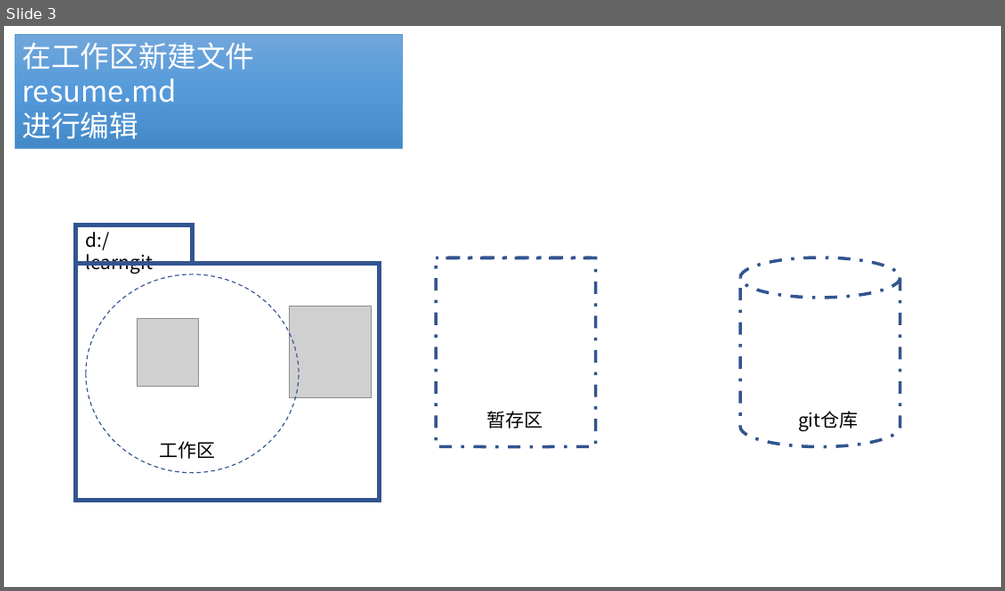
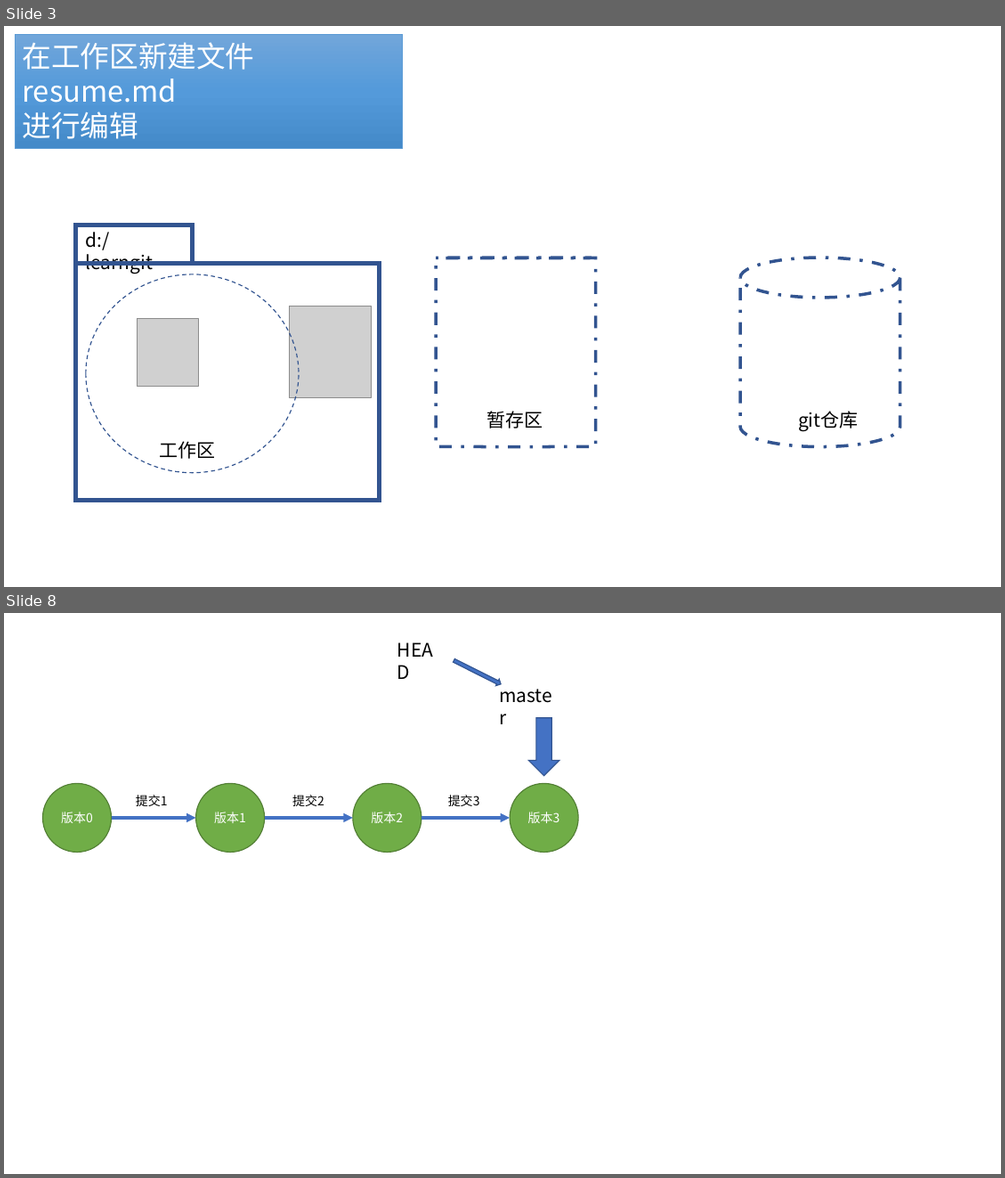
Before and after one commit to fanyouf/04-git, a slide deck: ppt.pptx. Shown one above the other, each under a label of ours: slide 3 before the commit, slides 3 and 8 after it; the slides between them are not shown. The pictures are 1005x591 and 1005x1178 pixels, drawn with LibreOffice and Linux fonts; fonts in the diff are those of the drawing; grey boxes stand for pictures. Boxes give left, top, right and bottom in pixels: in the first picture for what was removed or moved away, otherwise in the second. Text is boxed around its words. In the diff, an @@ line names an element or a change of style, - is before the commit and + after.

```diff
--- a/ppt.pptx
+++ b/ppt.pptx
@@ slide 8 added at bbox=[4, 613, 1001, 1174], background #FFFFFF @@
@@ text added at bbox=[390, 634, 453, 664], 18 pt, text #000000 @@
+HEAD
@@ down arrow added at bbox=[453, 657, 502, 687], fill #4472C4, outline #325491 1 pt @@
@@ text added at bbox=[492, 681, 562, 710], 18 pt, text #000000 @@
+master
@@ down arrow added at bbox=[529, 718, 559, 775], fill #4472C4, outline #325491 1 pt @@
@@ ellipse added at bbox=[43, 784, 112, 852], fill #70AD47, outline #538035 1 pt, 12 pt, text #FFFFFF @@
+版本0
@@ text added at bbox=[136, 795, 168, 806], 12 pt, text #000000 @@
+提交1
@@ ellipse added at bbox=[196, 784, 265, 852], fill #70AD47, outline #538035 1 pt, 12 pt, text #FFFFFF @@
+版本1
@@ text added at bbox=[292, 795, 324, 806], 12 pt, text #000000 @@
+提交2
@@ ellipse added at bbox=[353, 784, 421, 852], fill #70AD47, outline #538035 1 pt, 12 pt, text #FFFFFF @@
+版本2
@@ text added at bbox=[448, 795, 480, 806], 12 pt, text #000000 @@
+提交3
@@ ellipse added at bbox=[510, 784, 578, 852], fill #70AD47, outline #538035 1 pt, 12 pt, text #FFFFFF @@
+版本3
@@ arrow added from (111, 818) to (196, 818), #4472C4 3 pt @@
@@ arrow added from (264, 818) to (353, 818), #4472C4 3 pt @@
@@ arrow added from (421, 818) to (510, 818), #4472C4 3 pt @@
```
Also in this commit, not shown: 2 slides changed, 3 other slides added, 1 slide removed, 2 other files.
